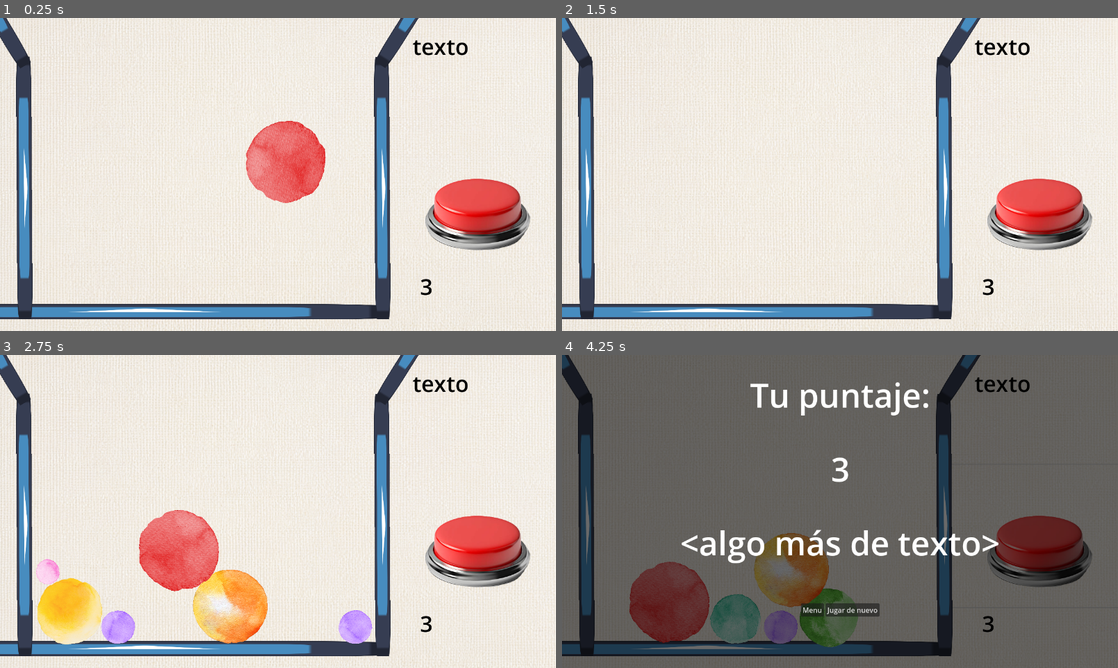
Above: before the commit, frames 1-4 (two rows, left to right).
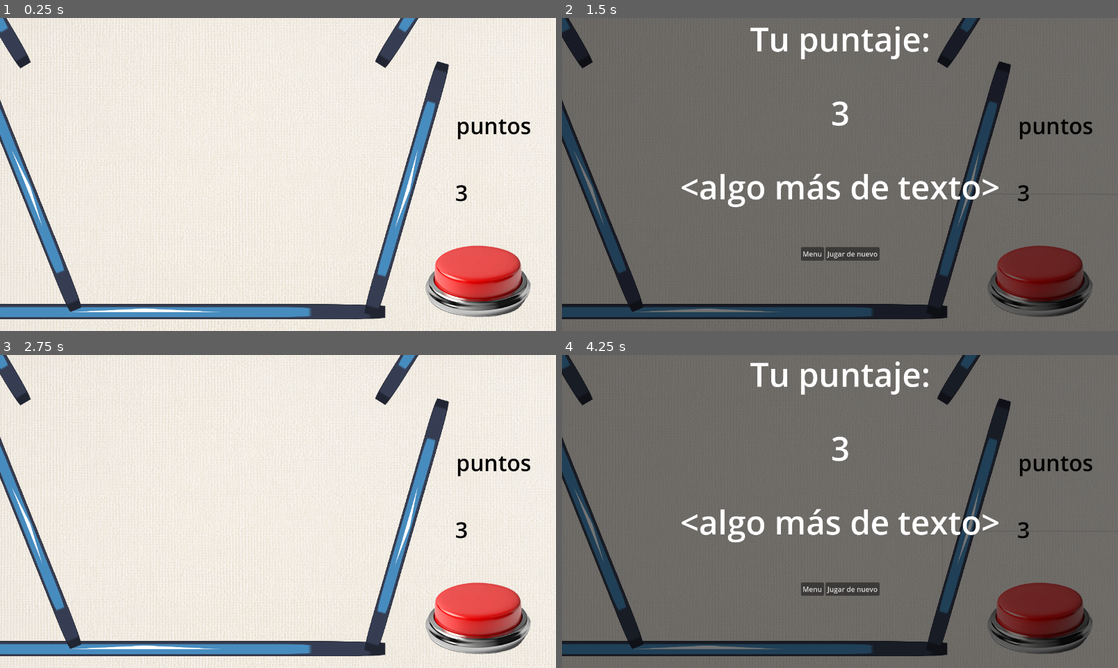
Above: after the commit, the same moments.

Repository: EmpanadaDeAbuela/fusion
Game: Godot game, scene res://Scenes/main.tscn
Two runs of this game, one before a commit and one after it. Both use one fixed random seed, a clock stepped at 60 frames per second and the inputs below. The engine's default icon, where the game draws it, is replaced by a stand-in: a white triangle on a blue panel in a dark square.
Inputs (mouse positions are in pixels of both pictures, inside the frame that each line leads up to; where the layout moved, square brackets give the same spot in the first picture):
- Up to frame 1 (0.25 s): no input
- Up to frame 2 (1.5 s): click (1040, 265) [1040, 199] at 0.5 s; click "Jugar de nuevo" at 1.25 s
- Up to frame 3 (2.75 s): click (289, 608) at 2 s, where only the run after the commit has a clickable "Jugar de nuevo"
- Up to frame 4 (4.25 s): click (1040, 602) [1040, 536] at 2.75 s; click (1040, 602) [1040, 536] at 3.5 s

The runs differ from the first frame. In frame 1, 17% of the frame differs, in the area x 0-96%, y 7-97%; in frame 2, 99%, in the area x 0-100%, y 0-100%; in frame 3, 22%; in frame 4, 27%.
Error before the commit: Invalid call. Nonexistent function 'getClicks' in base 'previously freed'. (res://Scripts/fision.gd:15)

Commit message:
SPENDSPENDSPEND

Diff:
--- /dev/null
+++ b/Audio/soundEffectManager.gd
@@ -0,0 +1,12 @@
+extends AudioStreamPlayer
+
+var ping = preload("res://Audio/ping.mp3")
+var pop = preload("res://Audio/pop.mp3")
+
+func emitirPing():
+	stream = ping
+	play()
+
+func emitirPop():
+	stream = pop
+	play()
--- a/Prefabs/ball.tscn
+++ b/Prefabs/ball.tscn
@@ -1,10 +1,14 @@
-[gd_scene load_steps=8 format=3 uid="uid://bn4xb64ckllpp"]
+[gd_scene load_steps=10 format=3 uid="uid://bn4xb64ckllpp"]
 
 [ext_resource type="Script" path="res://Scripts/ball.gd" id="1_64ubr"]
 [ext_resource type="Script" path="res://Scripts/fision.gd" id="2_as3so"]
 [ext_resource type="Texture2D" uid="uid://danmgu7mqjcrk" path="res://Sprites/bolas/rojo.png" id="2_f64rf"]
 [ext_resource type="Script" path="res://Scripts/sprite.gd" id="2_rou5t"]
 [ext_resource type="Script" path="res://Scripts/fusion.gd" id="3_4ef77"]
+[ext_resource type="AudioStream" uid="uid://bnes2socvyvrs" path="res://Audio/ping.wav" id="6_h2xh1"]
+
+[sub_resource type="PhysicsMaterial" id="PhysicsMaterial_wivf4"]
+friction = 0.29
 
 [sub_resource type="CircleShape2D" id="CircleShape2D_w7uv5"]
 radius = 25.1794
@@ -13,7 +17,8 @@
 radius = 98.0204
 
 [node name="ball" type="RigidBody2D"]
-continuous_cd = 1
+physics_material_override = SubResource("PhysicsMaterial_wivf4")
+continuous_cd = 2
 script = ExtResource("1_64ubr")
 metadata/type = 0
 
@@ -53,6 +58,10 @@
 theme_override_colors/font_color = Color(0, 0, 0, 1)
 text = "a"
 
+[node name="audio" type="AudioStreamPlayer" parent="."]
+stream = ExtResource("6_h2xh1")
+bus = &"SFX"
+
 [connection signal="body_entered" from="Area2D" to="fusion" method="_on_area_2d_body_entered"]
 [connection signal="mouse_entered" from="Area2D" to="fision" method="_on_area_2d_mouse_entered"]
 [connection signal="mouse_exited" from="Area2D" to="fision" method="_on_area_2d_mouse_exited"]
--- /dev/null
+++ b/Scenes/SoundEffectManager.tscn
@@ -0,0 +1,6 @@
+[gd_scene load_steps=2 format=3 uid="uid://cxl6chdumebmc"]
+
+[ext_resource type="Script" path="res://Audio/soundEffectManager.gd" id="1_3c6k2"]
+
+[node name="AudioStreamPlayer" type="AudioStreamPlayer"]
+script = ExtResource("1_3c6k2")
--- a/Scenes/main.tscn
+++ b/Scenes/main.tscn
@@ -24,25 +24,25 @@
 [node name="clickManager" type="Node2D" parent="."]
 script = ExtResource("2_ckqlq")
 
-[node name="Label2" type="Label" parent="."]
-offset_left = 310.0
-offset_top = -302.0
-offset_right = 464.0
-offset_bottom = -199.0
-size_flags_horizontal = 0
-theme_override_colors/font_color = Color(0, 0, 0, 1)
-theme_override_font_sizes/font_size = 51
-text = "texto"
-
-[node name="Label" type="Label" parent="."]
-offset_left = 327.0
-offset_top = 250.0
-offset_right = 481.0
-offset_bottom = 353.0
+[node name="clicks" type="Label" parent="."]
+offset_left = 408.0
+offset_top = 34.0
+offset_right = 562.0
+offset_bottom = 137.0
 size_flags_horizontal = 0
 theme_override_colors/font_color = Color(0, 0, 0, 1)
 theme_override_font_sizes/font_size = 51
 text = "clicks"
+
+[node name="puntos" type="Label" parent="."]
+offset_left = 410.0
+offset_top = -120.0
+offset_right = 564.0
+offset_bottom = -17.0
+size_flags_horizontal = 0
+theme_override_colors/font_color = Color(0, 0, 0, 1)
+theme_override_font_sizes/font_size = 51
+text = "puntos"
 
 [node name="Camera2D" type="Camera2D" parent="."]
 position = Vector2(0, 28)
@@ -63,12 +63,11 @@
 texture = ExtResource("1_2tyx8")
 
 [node name="Area2D2" type="StaticBody2D" parent="Node"]
-position = Vector2(-584, 63.265)
-rotation = 1.56486
+position = Vector2(-576, 63)
+rotation = 1.18989
 scale = Vector2(0.545, 1)
 
 [node name="CollisionShape2D" type="CollisionShape2D" parent="Node/Area2D2"]
-scale = Vector2(1, 1)
 shape = SubResource("RectangleShape2D_n11v6")
 
 [node name="Sprite2D" type="Sprite2D" parent="Node/Area2D2"]
@@ -77,12 +76,11 @@
 texture = ExtResource("1_2tyx8")
 
 [node name="Area2D3" type="StaticBody2D" parent="Node"]
-position = Vector2(240, 63.265)
-rotation = 1.56486
+position = Vector2(295, 65)
+rotation = 1.85235
 scale = Vector2(0.545, 1)
 
 [node name="CollisionShape2D" type="CollisionShape2D" parent="Node/Area2D3"]
-scale = Vector2(1, 1)
 shape = SubResource("RectangleShape2D_n11v6")
 
 [node name="Sprite2D" type="Sprite2D" parent="Node/Area2D3"]
@@ -96,7 +94,6 @@
 scale = Vector2(0.545, 1)
 
 [node name="CollisionShape2D" type="CollisionShape2D" parent="Node/Area2D4"]
-scale = Vector2(1, 1)
 shape = SubResource("RectangleShape2D_n11v6")
 
 [node name="Sprite2D" type="Sprite2D" parent="Node/Area2D4"]
@@ -110,7 +107,6 @@
 scale = Vector2(0.545, 1)
 
 [node name="CollisionShape2D" type="CollisionShape2D" parent="Node/Area2D5"]
-scale = Vector2(1, 1)
 shape = SubResource("RectangleShape2D_n11v6")
 
 [node name="Sprite2D" type="Sprite2D" parent="Node/Area2D5"]
@@ -127,10 +123,10 @@
 scale = Vector2(0.38, 0.38)
 
 [node name="Button" type="Button" parent="."]
-offset_left = 236.0
-offset_top = -80.0
-offset_right = 856.0
-offset_bottom = 376.0
+offset_left = 237.0
+offset_top = 74.0
+offset_right = 857.0
+offset_bottom = 530.0
 scale = Vector2(0.72, 0.72)
 icon = ExtResource("6_xln5p")
 flat = true
--- a/Scripts/ball.gd
+++ b/Scripts/ball.gd
@@ -6,7 +6,7 @@
 var quieto = false
 
 func _ready() -> void:
-	SignalManager.emit_signal("darPresente")
+	#SignalManager.emit_signal("darPresente")
 	SignalManager.connect("nivelTerminado", desactivarEscena)
 	$sprite.instanciadaDesdeEditor = instanciadaDesdeEditor
 	generarID()
@@ -15,8 +15,8 @@
 func _process(delta: float) -> void:
 	$Label.text = str(get_meta("type"))
 
-	if linear_velocity == Vector2(0,0):
-		SignalManager.emit_signal("meQuedeQuieto")
+	#if linear_velocity == Vector2(0,0):
+		#SignalManager.emit_signal("meQuedeQuieto")
 
 func generarID():
 	id = randf_range(0, 999999999) #por si acaso viste
@@ -33,7 +33,5 @@
 	$sprite.setSprite(setRandomONo)
 	#$Label.text = str(get_meta("type"))
 
-
 func desactivarEscena():
-
 	queue_free()
--- a/Scripts/ballSpawner.gd
+++ b/Scripts/ballSpawner.gd
@@ -5,18 +5,17 @@
 
 var sePuedeJugar = false
 
-
 func _ready() -> void:
-	SignalManager.connect("instanciarBola", instanciarBola2)
+	SignalManager.connect("instanciarBola", onInstanciarBola)
 	SignalManager.connect("jugar", empezar)
 
-	Engine.time_scale = 10.0
+	#Engine.time_scale = 5.0
 	for n in 50:
 		await get_tree().create_timer(1.0).timeout
 		instanciarBola()
+
 	SignalManager.emit_signal("jugar", true)
 	Engine.time_scale = 1.0
-
 
 func _process(delta: float) -> void:
 	if Input.is_action_just_pressed("space") and !main.nivelTerminado:
@@ -32,11 +31,6 @@
 	bolaInstancia.initBola(true)
 	get_parent().call_deferred("add_child", bolaInstancia)
 
-
-func instanciarBola2():
+func onInstanciarBola():
 	if sePuedeJugar:
-		var bolaInstancia = bola.instantiate()
-		bolaInstancia.global_position.y = global_position.y
-		bolaInstancia.global_position.x = randf_range(-450.0, 250.0)
-		bolaInstancia.initBola(true)
-		get_parent().call_deferred("add_child", bolaInstancia)
+		instanciarBola()
--- a/Scripts/clickManager.gd
+++ b/Scripts/clickManager.gd
@@ -1,6 +1,7 @@
 extends Node2D
 
-@onready var label = $"../Label"
+@onready var labelClicks = $"../clicks"
+@onready var labelPuntos = $"../puntos"
 
 var clicks = 3
 var listaBolas = []
@@ -8,9 +9,9 @@
 
 func _ready() -> void:
 	SignalManager.connect("sumarClicks", sumarClicks)
-	SignalManager.connect("darPresente", ponerPresente)
-	SignalManager.connect("darAusente", ponerAusente)
-	SignalManager.connect("meQuedeQuieto", seQuedoQuieto)
+	#SignalManager.connect("darPresente", ponerPresente)
+	#SignalManager.connect("darAusente", ponerAusente)
+	#SignalManager.connect("meQuedeQuieto", seQuedoQuieto)
 	SignalManager.connect("pedirPuntos", emitirPuntos)
 	SignalManager.connect("jugar", empezar)
 
@@ -19,7 +20,7 @@
 
 
 func _process(delta: float) -> void:
-	label.text = str(clicks)
+	labelClicks.text = str(clicks)
 	#print(listaBolas)
 
 func emitirPuntos():
--- a/Scripts/fision.gd
+++ b/Scripts/fision.gd
@@ -34,5 +34,5 @@
 
 func explode():
 	omnidirectionalForce(1)
-	SignalManager.emit_signal("darAusente")
+	#SignalManager.emit_signal("darAusente")
 	get_parent().queue_free()
--- a/Scripts/fusion.gd
+++ b/Scripts/fusion.gd
@@ -2,6 +2,7 @@
 
 @onready var bola = $".."
 @onready var fision = $"../fision"
+@onready var audio = $"../audio"
 
 #signal setEnergy(nrg:int);
 
@@ -11,10 +12,12 @@
 
 	if body is RigidBody2D and body != bola and body.get_meta("type") == get_parent().get_meta("type"):
 
-		SignalManager.emit_signal("darAusente")
+		#SignalManager.emit_signal("darAusente")
 		body.queue_free()
 		fusionar(generateToken(body.getId()), (global_position+body.global_position)/2, bola.get_meta("type"))
 		fision.omnidirectionalForce(2)
+	#else:
+	#	emitirPing()
 
 func fusionar(token:int, newPosition:Vector2, type):
 	SignalManager.emit_signal("fusionar", token, newPosition, type)
--- a/Scripts/fusionManager.gd
+++ b/Scripts/fusionManager.gd
@@ -26,11 +26,12 @@
 
 	bolaInstancia.initBola(false)
 
-	if type < 5:
+	if type < 7:
 		bolaInstancia.set_meta("type", type+1)
 		get_parent().call_deferred("add_child", bolaInstancia) #para que no se loopee
 	else:
 		bolaInstancia.set_meta("type", 0)
+	SoundEffectManager.emitirPop()
 
 	#get_parent().call_deferred("add_child", bolaInstancia)
 
--- a/Scripts/signalManager.gd
+++ b/Scripts/signalManager.gd
@@ -1,15 +1,12 @@
 extends Node
 
 signal fusionar(id:int, position:Vector2, type:int)
-#signal clickOnBall()
-#signal clickAmount(clicks:int)
 signal sumarClicks(cant:int)
-signal darPresente()
-signal darAusente()
-signal meQuedeQuieto()
+
+signal instanciarBola()
 
 signal nivelTerminado()
+signal jugar(sePuede:bool)
+
 signal pedirPuntos()
 signal mandarPuntos(puntos:int)
-signal jugar(sePuede:bool)
-signal instanciarBola()
--- /dev/null
+++ b/default_bus_layout.tres
@@ -0,0 +1,9 @@
+[gd_resource type="AudioBusLayout" format=3 uid="uid://cplyeidwlua0b"]
+
+[resource]
+bus/1/name = &"SFX"
+bus/1/solo = false
+bus/1/mute = false
+bus/1/bypass_fx = false
+bus/1/volume_db = 0.0
+bus/1/send = &"Master"
--- a/project.godot
+++ b/project.godot
@@ -18,6 +18,7 @@
 [autoload]
 
 SignalManager="*res://Scripts/signalManager.gd"
+SoundEffectManager="*res://Scenes/SoundEffectManager.tscn"
 
 [display]
 
Not shown, added: Audio/ping.mp3.import
Not shown, added: Audio/ping.wav.import
Not shown, added: Audio/pop.mp3.import
Not shown, added: Audio/ping.mp3
Not shown, added: Audio/pop.mp3
